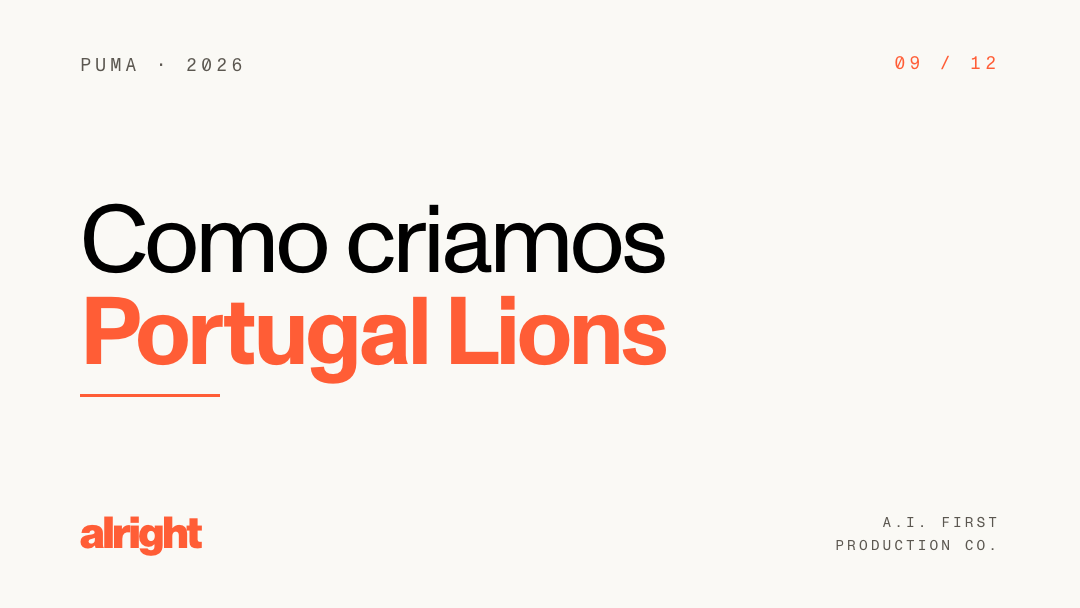
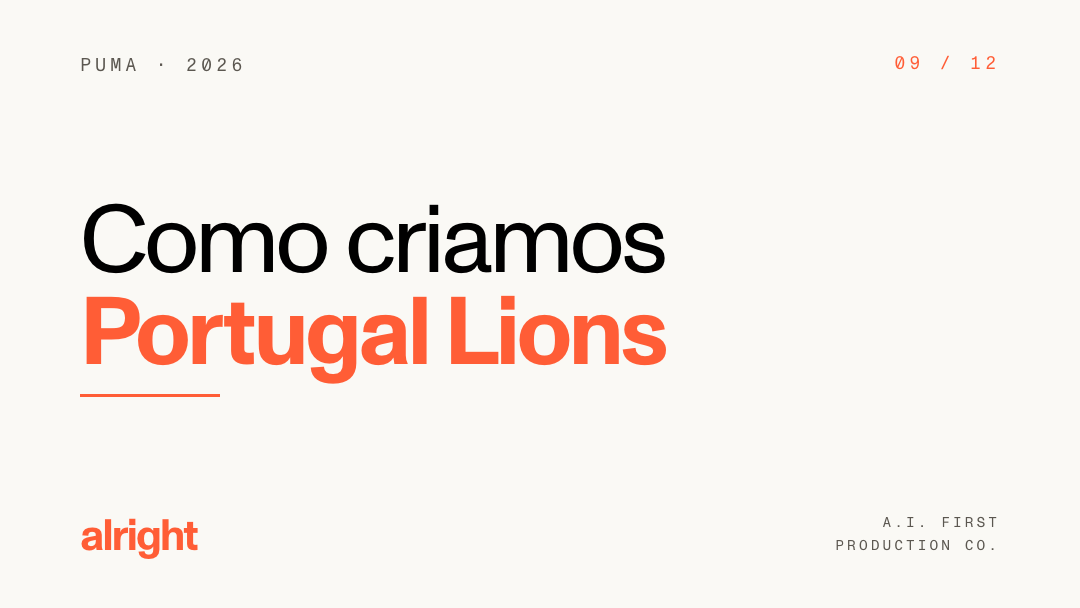
Two versions of the same layered image (1080×608). Layer-by-layer changes:
pixels changed over bbox(80, 516, 202, 559) (layer not identified)
